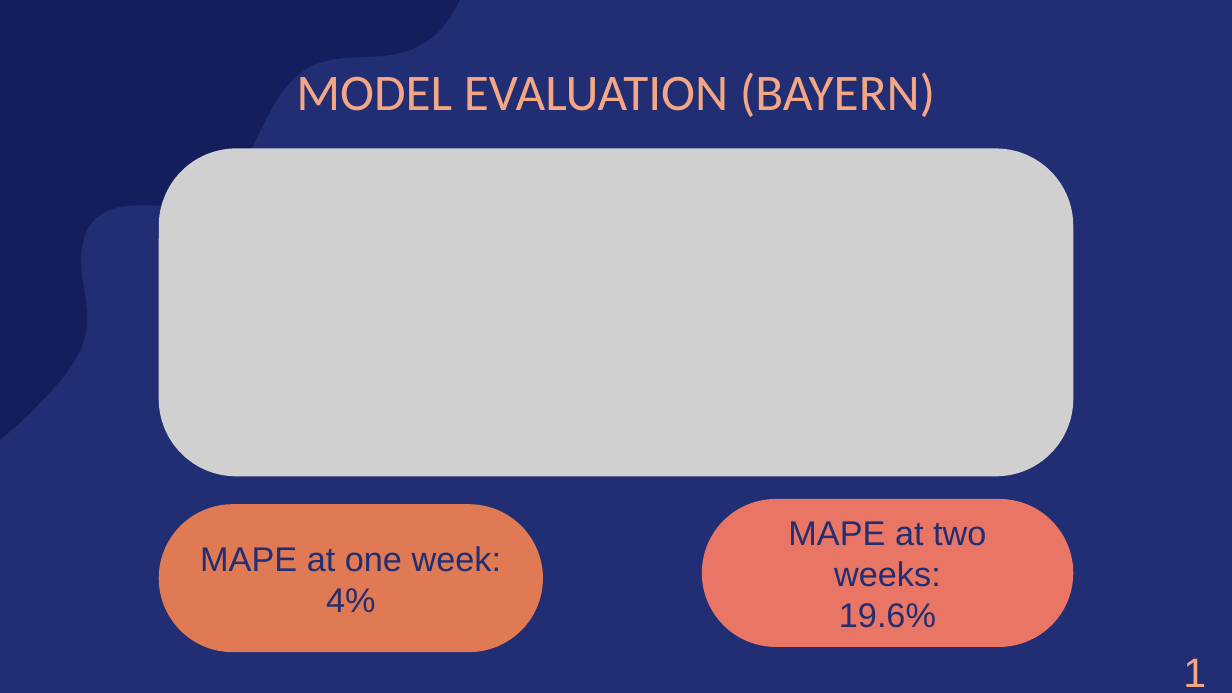
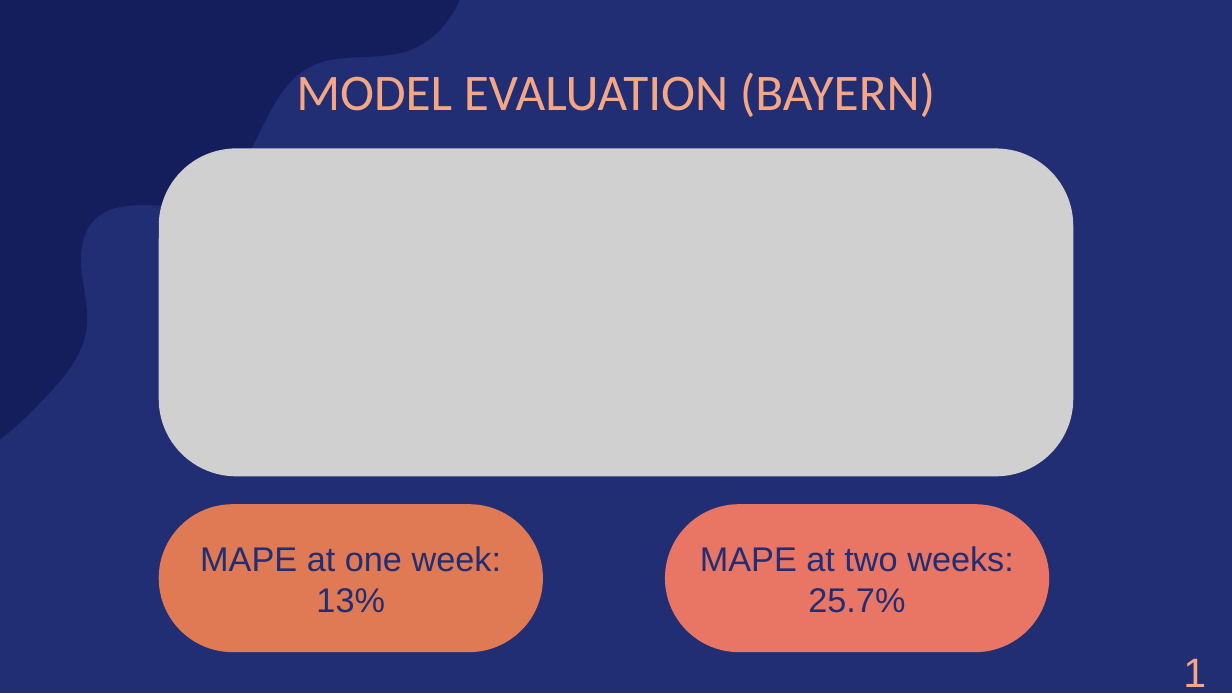
Before and after one commit to amarquard089/Covid19-Hospitalisierungsrate, a slide deck: slide 40 of Praesentation/COVID-19 Hospitalisierungsrate.pptx (slide 39 before the commit). Drawn at 1232x693 pixels with LibreOffice and Linux fonts; fonts in the diff are those of the drawing; grey boxes stand for pictures. Boxes give left, top, right and bottom in pixels: in the first picture for what was removed or moved away, otherwise in the second. Text is boxed around its words. In the diff, an @@ line names an element or a change of style, - is before the commit and + after.

```diff
--- a/Praesentation/COVID-19 Hospitalisierungsrate.pptx
+++ b/Praesentation/COVID-19 Hospitalisierungsrate.pptx
@@ rounded rectangle "MAPE at two weeks:": place and size @@
-rounded rectangle "MAPE at two weeks:" at bbox=[702, 499, 1074, 647]
+rounded rectangle "MAPE at two weeks:" at bbox=[665, 504, 1050, 652]
@@ text in rounded rectangle at bbox=[316, 588, 385, 613]: text changed @@
-4%
+13%
@@ text in rounded rectangle at bbox=[808, 588, 905, 613]: text changed @@
-19.6%
+25.7%
```
Also in this commit, not shown: 9 other slides changed, 9 slides added, 3 slides removed, 7 other files.
